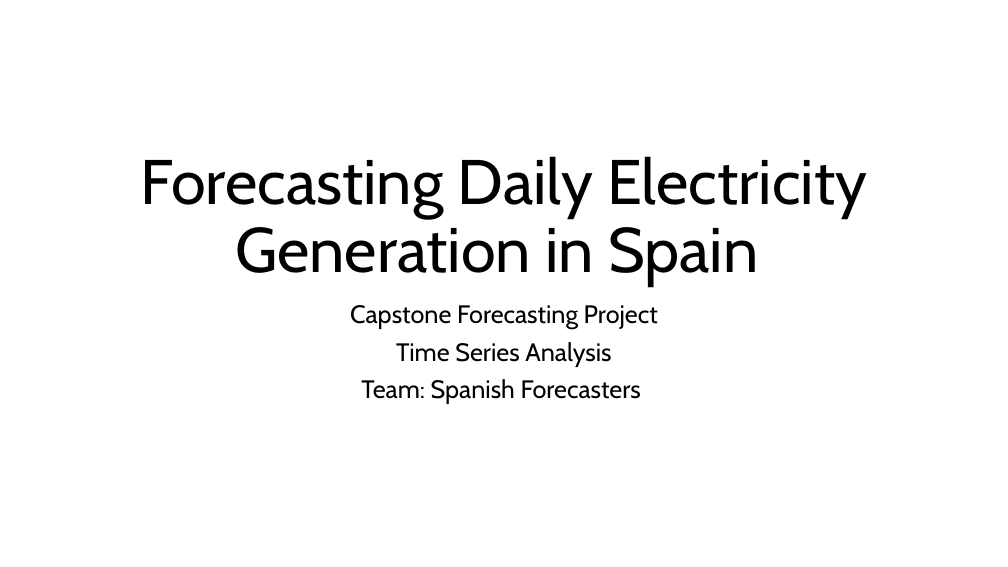
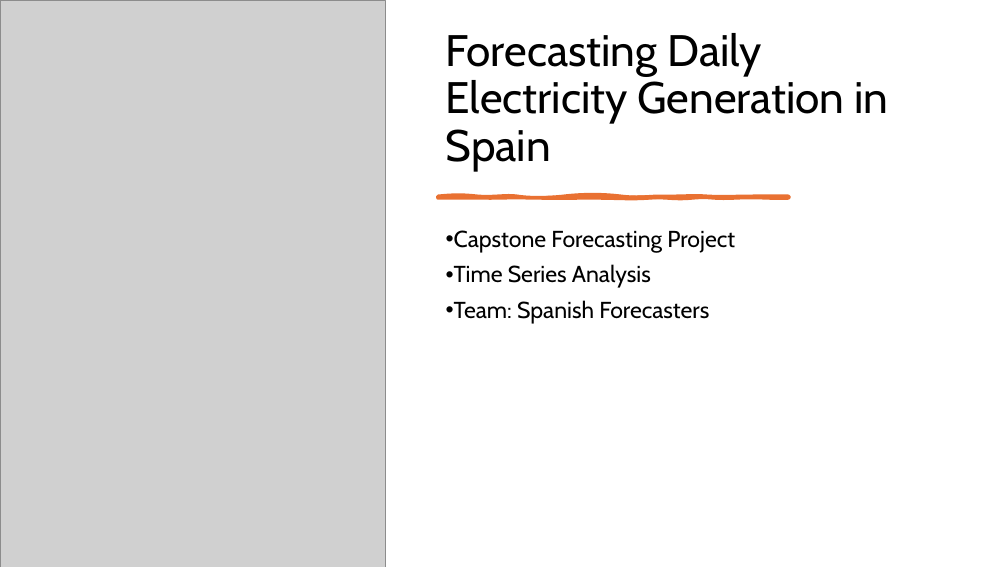
Before and after one commit to mireiamonbu/Spanish-Forecasters-MireiaMontoya-EnriqueRuiz, a slide deck: slide 1 of presentation/CapstonProject.pptx. Drawn at 1008x567 pixels with LibreOffice and Linux fonts; fonts in the diff are those of the drawing; grey boxes stand for pictures. Boxes give left, top, right and bottom in pixels: in the first picture for what was removed or moved away, otherwise in the second. Text is boxed around its words. In the diff, an @@ line names an element or a change of style, - is before the commit and + after.

```diff
--- a/presentation/CapstonProject.pptx
+++ b/presentation/CapstonProject.pptx
@@ picture added at [0,0,385,567] @@
@@ title "Forecasting Daily Electricity Generation in ...": place and size @@
-title "Forecasting Daily Electricity Generation in ..." at [141,156,867,287]
+title "Forecasting Daily Electricity Generation in ..." at [446,33,888,172]
@@ title "Forecasting Daily Electricity Generation in ..." at [446,33,888,172]: size 60 to 42 pt; alignment centre to left @@
@@ freeform shape added at [438,197,789,198], fill #E97132, outline #E97132 3.5 pt @@
@@ subtitle "Capstone Forecasting Project": place and size @@
-subtitle "Capstone Forecasting Project" at [350,305,658,404]
+subtitle "Capstone Forecasting Project" at [454,230,735,324]
@@ subtitle "Capstone Forecasting Project" at [454,230,735,324]: size 24 to 22 pt; alignment centre to left; bullet none to • @@
```
Also in this commit, not shown: 6 other slides changed, 3 slides added, 2 slides removed.
